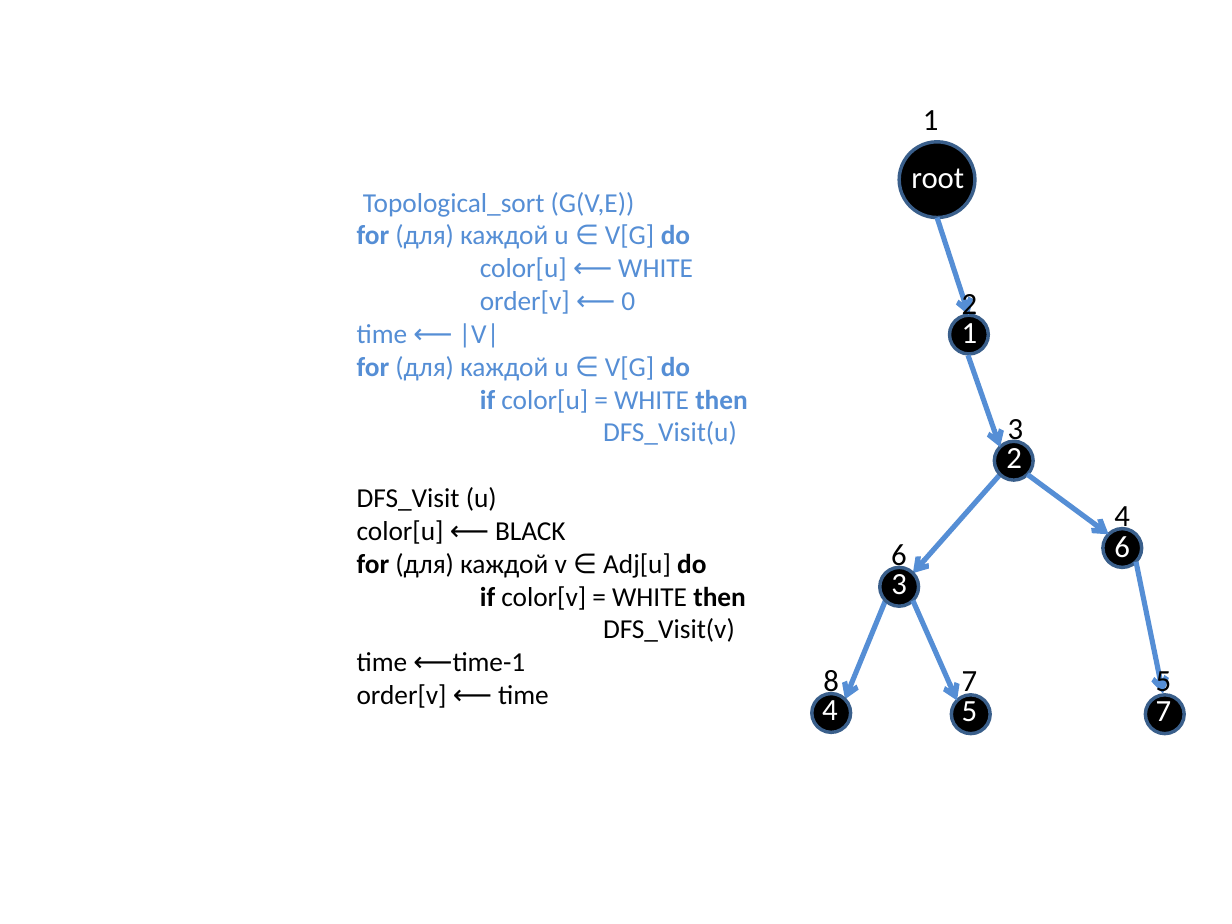
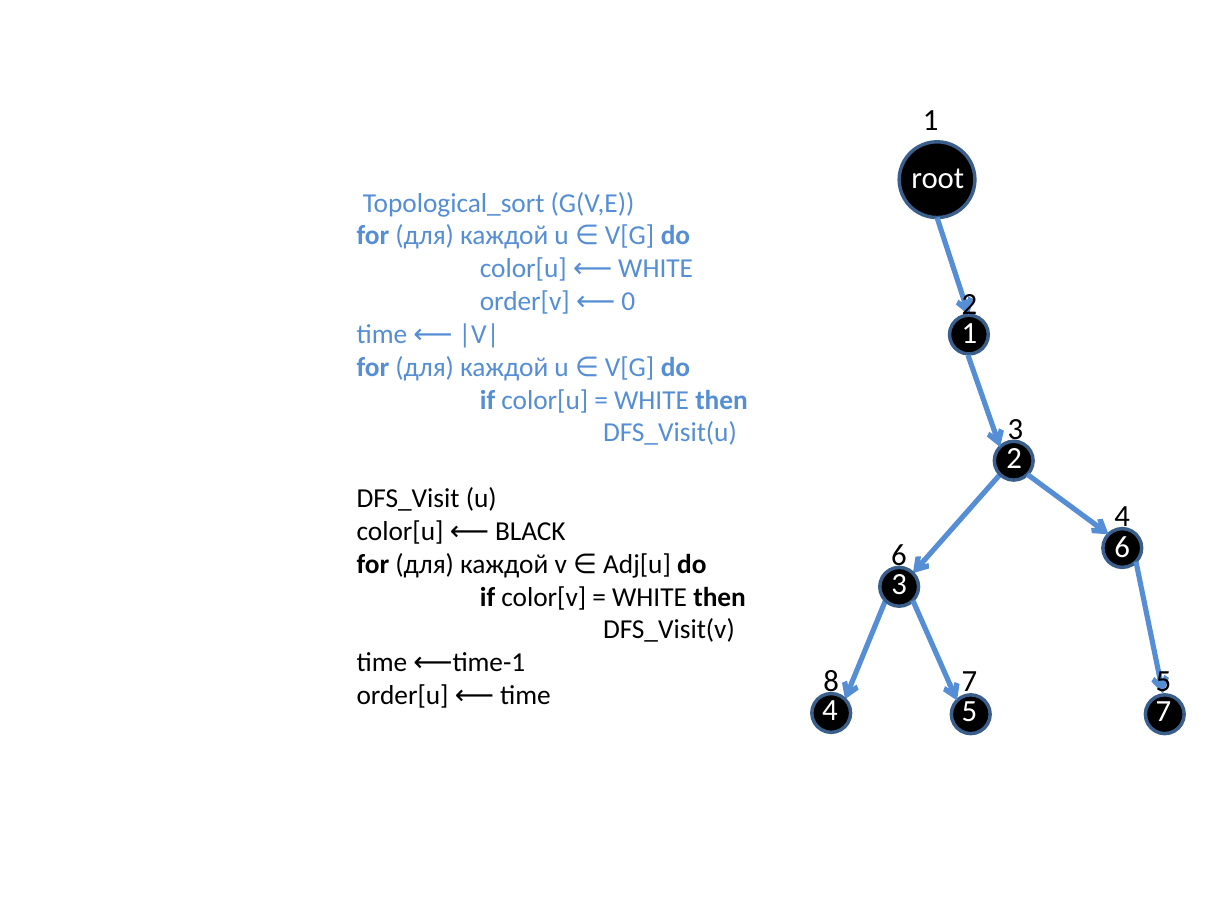
Before and after one commit to SteinbergOB/GraphAlgorithms_en, a slide deck: slide 63 of Presentation/Lection 2.pptx. Drawn at 1232x924 pixels with LibreOffice and Linux fonts; fonts in the diff are those of the drawing. Boxes give left, top, right and bottom in pixels: in the first picture for what was removed or moved away, otherwise in the second. Text is boxed around its words. In the diff, an @@ line names an element or a change of style, - is before the commit and + after.

```diff
--- a/Presentation/Lection 2.pptx
+++ b/Presentation/Lection 2.pptx
@@ title at [357, 192, 747, 708]: text changed @@
-Topological_sort (G(V,E))
-for (для) каждой u ∈ V[G] do
-color[u] ⟵ WHITE
-order[v] ⟵ 0
-time ⟵ |V|
-for (для) каждой u ∈ V[G] do
-if color[u] = WHITE then
-DFS_Visit(u)
-DFS_Visit (u)
-color[u] ⟵ BLACK
-for (для) каждой v ∈ Adj[u] do
-if color[v] = WHITE then
-DFS_Visit(v)
-time ⟵time-1
-order[v] ⟵ time
+Topological_sort (G(V,E))
+for (для) каждой u ∈ V[G] do
+color[u] ⟵ WHITE
+order[v] ⟵ 0
+time ⟵ |V|
+for (для) каждой u ∈ V[G] do
+if color[u] = WHITE then
+DFS_Visit(u)
+DFS_Visit (u)
+color[u] ⟵ BLACK
+for (для) каждой v ∈ Adj[u] do
+if color[v] = WHITE then
+DFS_Visit(v)
+time ⟵time-1
+order[u] ⟵ time
```
Also in this commit, not shown: 2 other files.
